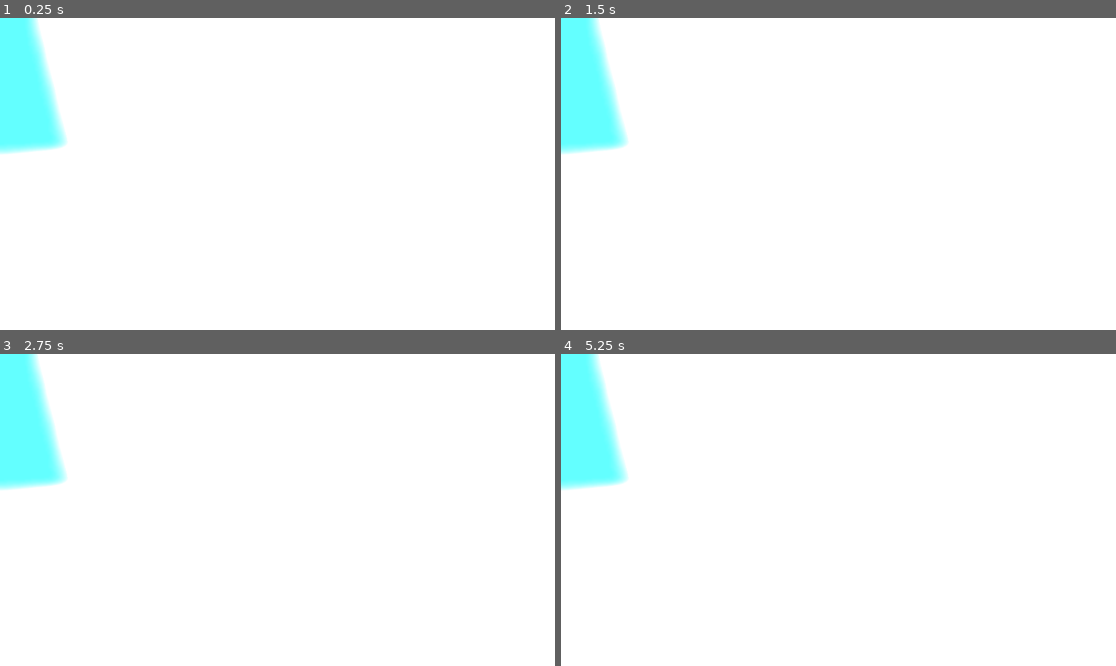
Above: before the commit, frames 1-4 (two rows, left to right).
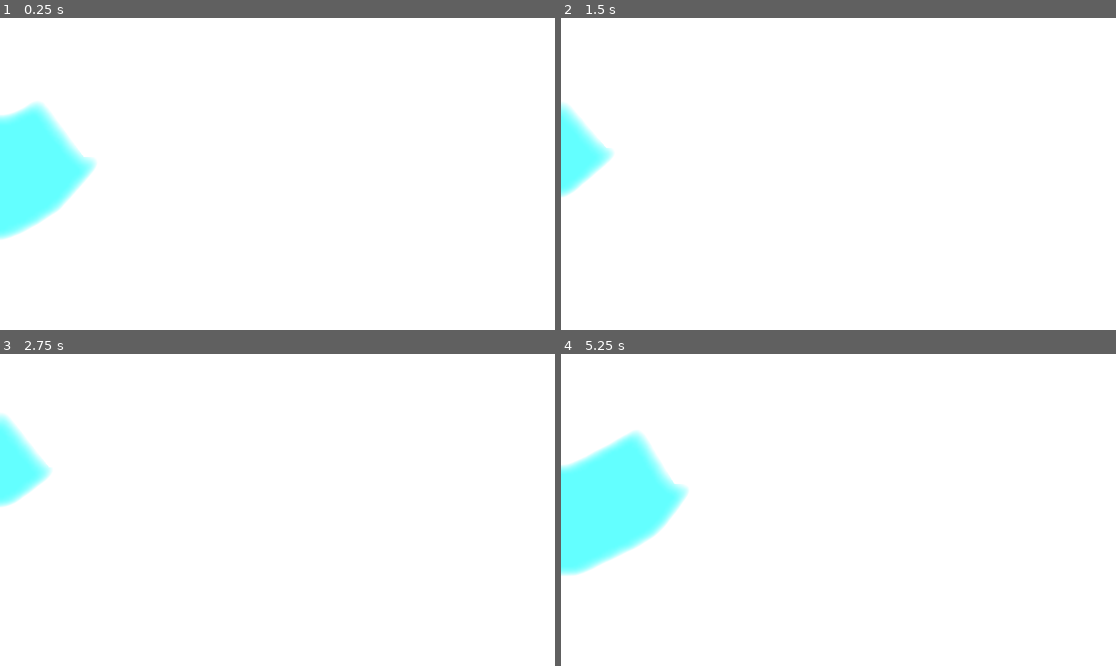
Above: after the commit, the same moments.

Repository: Waterhorse928/Ruined-Conceptum
Game: Godot game, scene res://level_2.tscn
Two runs of this game, one before a commit and one after it. Both use one fixed random seed, a clock stepped at 60 frames per second and the inputs below. The project has no main scene, so this scene is started directly.
Inputs:
- Up to frame 1 (0.25 s): no input
- Up to frame 2 (1.5 s): tap Enter (ui_accept) at 0.5, 0.77 s; hold Right (ui_right) 0.53-1.28 s; hold Down (ui_down) from 1.28 s (still down)
- Up to frame 3 (2.75 s): tap Enter (ui_accept) at 1.52 s; release Down (ui_down) at 2.03 s; hold Right (ui_right) from 2.03 s (still down)
- Up to frame 4 (5.25 s): tap Enter (ui_accept) at 2.75, 3.02, 3.77, 4.52 s; release Right (ui_right) at 2.78 s; hold Up (ui_up) 2.78-3.53 s; hold Left (ui_left) 3.53-5.03 s; hold Down (ui_down) from 5.03 s (still down)

The runs differ from the first frame. In frame 1, 6.5% of the frame differs, in the area x 0-18%, y 0-72%; in frame 2, 4.5%; in frame 3, 3.4%; in frame 4, 9.1%, in the area x 0-23%, y 0-72%.

Commit message:
There's a camera that tracks the player now

Diff:
--- a/bartholomew.tscn
+++ b/bartholomew.tscn
@@ -13,4 +13,10 @@
 mesh = SubResource("BoxMesh_yw3gi")
 
 [node name="CollisionShape3D" type="CollisionShape3D" parent="."]
+transform = Transform3D(0.865551, 0, 0, 0, 0.865551, 0, 0, 0, 0.865551, 0, 0, 0)
 shape = SubResource("BoxShape3D_yyll0")
+
+[node name="Camera3D" type="Camera3D" parent="."]
+transform = Transform3D(1, 0, 0, 0, 0.750941, 0.660369, 0, -0.660369, 0.750941, 0, 10.1533, 8.25918)
+fov = 70.2
+metadata/_edit_group_ = true
--- a/level_2.tscn
+++ b/level_2.tscn
@@ -20,9 +20,6 @@
 
 [node name="Level1" type="Node3D"]
 
-[node name="Camera3D" type="Camera3D" parent="."]
-transform = Transform3D(1, 0, 0, 0, 0.970586, 0.240753, 0, -0.240753, 0.970586, 0, 1.34327, 3.62646)
-
 [node name="DirectionalLight3D" type="DirectionalLight3D" parent="."]
 transform = Transform3D(0.460029, 0.750055, -0.475174, -0.237476, 0.619604, 0.748128, 0.855557, -0.231318, 0.463156, -2.78469, 3.9153, 2.14242)
 shadow_enabled = true
@@ -34,7 +31,7 @@
 environment = SubResource("Environment_chv8c")
 
 [node name="First Area Test 2" parent="." instance=ExtResource("5_eyoou")]
-transform = Transform3D(1, 0, 0, 0, 1, 0, 0, 0, 1, -11.3767, 0, 13.2335)
+transform = Transform3D(0.806353, 0, 0, 0, 0.564315, 0, 0, 0, 0.848846, -11.3767, 0, 13.2335)
 
 [node name="Coin" parent="." instance=ExtResource("3_sygax")]
 transform = Transform3D(1, 0, 0, 0, 1, 0, 0, 0, 1, -3.46923, 0.608245, -6.17927)
